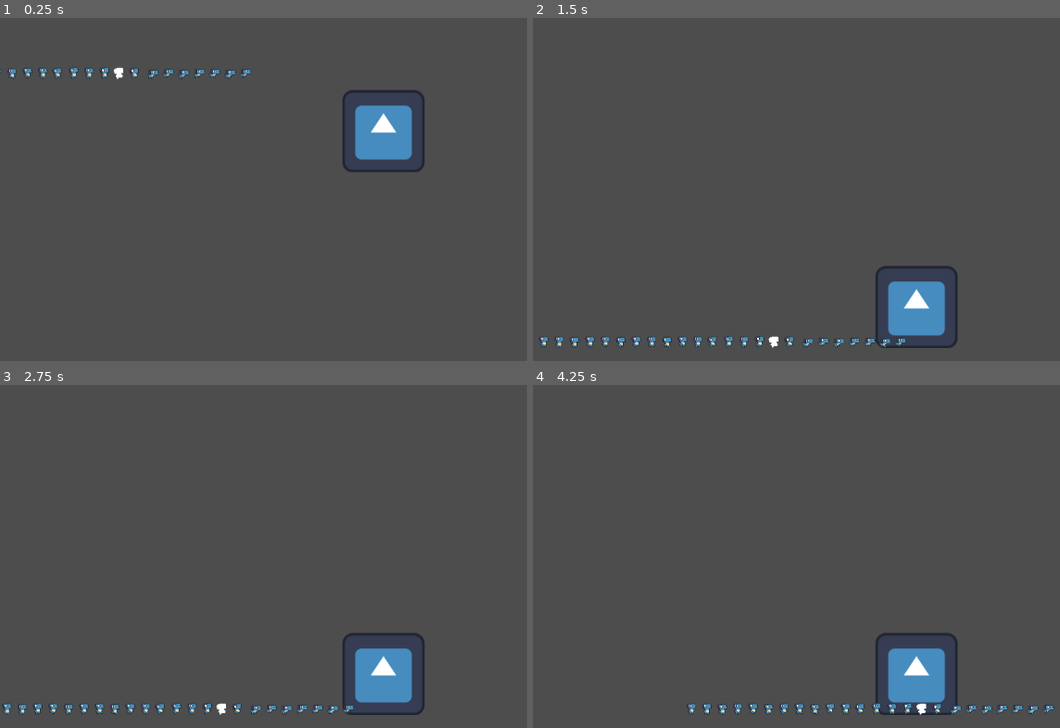
Above: before the commit, frames 1-4 (two rows, left to right).
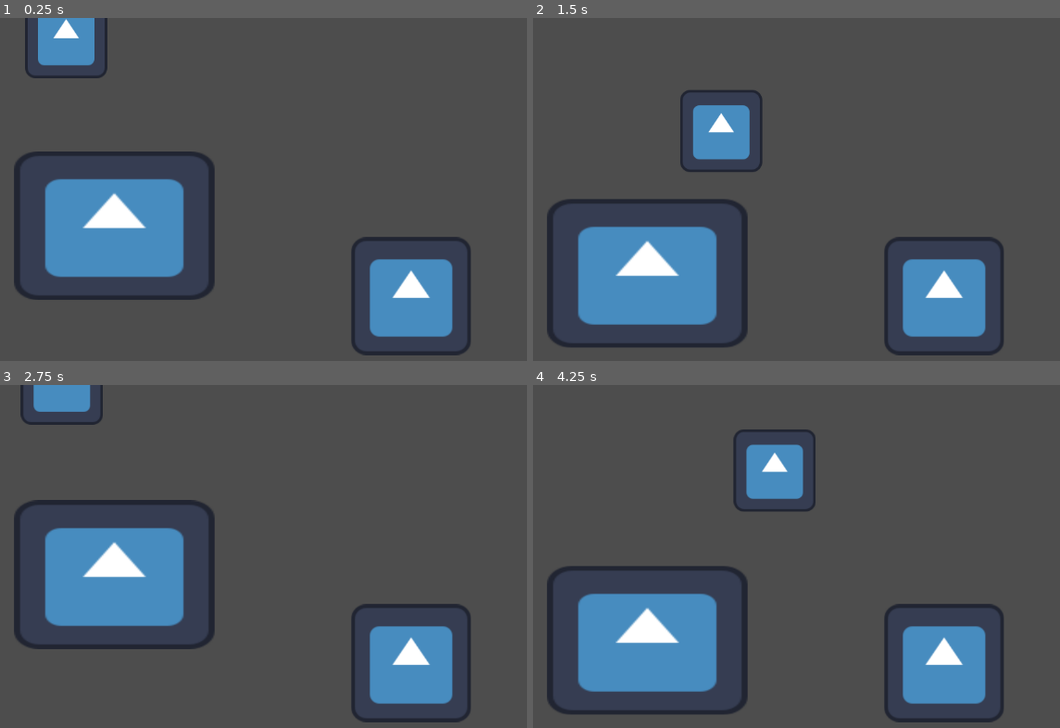
Above: after the commit, the same moments.

Repository: CCV-JamesNye/week-6-full-game-actual
Game: Godot game, scene res://Whole project/node_2d.tscn
Same seed, same stepped clock (60 frames per second), same inputs: the game is played once before the commit and once after it. Before the commit the project has no main scene; this scene is started directly in both runs. The engine's default icon, where the game draws it, is replaced by a stand-in: a white triangle on a blue panel in a dark square.
Inputs:
- Up to frame 1 (0.25 s): no input
- Up to frame 2 (1.5 s): hold Right (move_right) from 0.53 s (still down); tap Space (jump) at 0.77 s
- Up to frame 3 (2.75 s): tap Space (jump) at 1.52 s; release Right (move_right) at 2.03 s; hold A (move_left) from 2.03 s (still down)
- Up to frame 4 (4.25 s): release A (move_left) at 2.78 s; hold Right (move_right) from 2.78 s (still down); tap Space (jump) at 3.02, 3.77 s

The runs differ from the first frame. In frame 1, 19% of the frame differs, in the area x 0-90%, y 0-99%; in frame 2, 17%; in frame 3, 16%; in frame 4, 17%.

Commit message:
Win screen working

Diff:
--- /dev/null
+++ b/Whole project/kill_box.gd
@@ -0,0 +1,11 @@
+extends Area2D
+
+
+# Called when the node enters the scene tree for the first time.
+func _ready() -> void:
+	pass # Replace with function body.
+
+
+# Called every frame. 'delta' is the elapsed time since the previous frame.
+func _process(delta: float) -> void:
+	pass
--- a/Whole project/node_2d.tscn
+++ b/Whole project/node_2d.tscn
@@ -2,48 +2,50 @@
 
 [ext_resource type="Texture2D" uid="uid://d32c6jc5wx74x" path="res://icon.svg" id="1_603do"]
 [ext_resource type="Script" uid="uid://wj46tub15007" path="res://Whole project/scripts/player_character_body.gd" id="2_ghs55"]
-[ext_resource type="Texture2D" uid="uid://01w02btfl5ls" path="res://Art/Sprites/Dinosaur/DinoSprites - doux.png" id="3_75r2x"]
 [ext_resource type="Script" uid="uid://c7rbo31k6dlvb" path="res://Whole project/area_2d.gd" id="4_drfdh"]
+[ext_resource type="Script" uid="uid://dpqwerfo7li02" path="res://Whole project/scripts/kill_box.gd" id="5_ghs55"]
+[ext_resource type="Script" uid="uid://cx6anlj42vg3g" path="res://Whole project/scripts/goal.gd" id="6_75r2x"]
 
 [sub_resource type="WorldBoundaryShape2D" id="WorldBoundaryShape2D_08spm"]
 
-[sub_resource type="RectangleShape2D" id="RectangleShape2D_vw6ly"]
-size = Vector2(128, 128)
-
 [sub_resource type="RectangleShape2D" id="RectangleShape2D_q1wne"]
+size = Vector2(130, 126)
 
 [sub_resource type="CircleShape2D" id="CircleShape2D_vw6ly"]
+
+[sub_resource type="RectangleShape2D" id="RectangleShape2D_75r2x"]
+size = Vector2(976, 38)
+
+[sub_resource type="RectangleShape2D" id="RectangleShape2D_drfdh"]
+size = Vector2(124, 112)
+
+[sub_resource type="RectangleShape2D" id="RectangleShape2D_ni5sr"]
+size = Vector2(212, 182)
+
+[sub_resource type="RectangleShape2D" id="RectangleShape2D_niutl"]
+size = Vector2(128, 130)
 
 [node name="Node2D" type="Node2D" unique_id=132128524]
 
 [node name="floor" type="StaticBody2D" parent="." unique_id=992850542]
-position = Vector2(598, 514)
+position = Vector2(589, 515)
 collision_mask = 0
 
 [node name="CollisionShape2D" type="CollisionShape2D" parent="floor" unique_id=139859712]
 shape = SubResource("WorldBoundaryShape2D_08spm")
 
-[node name="RigidBody2D" type="RigidBody2D" parent="." unique_id=1925660113]
-position = Vector2(597, 148)
-
-[node name="CollisionShape2D" type="CollisionShape2D" parent="RigidBody2D" unique_id=1311905128]
-shape = SubResource("RectangleShape2D_vw6ly")
-
-[node name="Sprite2D" type="Sprite2D" parent="RigidBody2D" unique_id=1911851254]
-texture = ExtResource("1_603do")
-
-[node name="CharacterBody2D" type="CharacterBody2D" parent="." unique_id=1695460579]
+[node name="Player" type="CharacterBody2D" parent="." unique_id=1695460579]
 position = Vector2(103, 65)
-collision_layer = 3
+collision_layer = 2
 script = ExtResource("2_ghs55")
 
-[node name="Sprite2D" type="Sprite2D" parent="CharacterBody2D" unique_id=1682462110]
-position = Vector2(0, -12)
-texture = ExtResource("3_75r2x")
+[node name="CollisionShape2D" type="CollisionShape2D" parent="Player" unique_id=1239403423]
+position = Vector2(0, -68)
+shape = SubResource("RectangleShape2D_q1wne")
 
-[node name="CollisionShape2D" type="CollisionShape2D" parent="CharacterBody2D" unique_id=1239403423]
-position = Vector2(0, -12)
-shape = SubResource("RectangleShape2D_q1wne")
+[node name="Sprite2D" type="Sprite2D" parent="Player" unique_id=1494045747]
+position = Vector2(0, -68)
+texture = ExtResource("1_603do")
 
 [node name="Area2D" type="Area2D" parent="." unique_id=61546618]
 position = Vector2(912, 124)
@@ -54,3 +56,44 @@
 [node name="CollisionShape2D" type="CollisionShape2D" parent="Area2D" unique_id=1295722014]
 scale = Vector2(2.5030148, -12.939143)
 shape = SubResource("CircleShape2D_vw6ly")
+
+[node name="Kill Box" type="Area2D" parent="." unique_id=1307217945]
+position = Vector2(504, 511)
+collision_layer = 0
+collision_mask = 2
+script = ExtResource("5_ghs55")
+
+[node name="CollisionShape2D" type="CollisionShape2D" parent="Kill Box" unique_id=329636179]
+shape = SubResource("RectangleShape2D_75r2x")
+
+[node name="Goal" type="Area2D" parent="." unique_id=417578574]
+position = Vector2(639, 287)
+collision_layer = 0
+collision_mask = 2
+monitorable = false
+script = ExtResource("6_75r2x")
+
+[node name="CollisionShape2D" type="CollisionShape2D" parent="Goal" unique_id=1624175555]
+shape = SubResource("RectangleShape2D_drfdh")
+
+[node name="Goal Island" type="StaticBody2D" parent="." unique_id=2036643746]
+position = Vector2(640, 433)
+collision_mask = 0
+
+[node name="Sprite2D" type="Sprite2D" parent="Goal Island" unique_id=1977982619]
+scale = Vector2(1.4586467, 1.4308772)
+texture = ExtResource("1_603do")
+
+[node name="CollisionShape2D" type="CollisionShape2D" parent="Goal Island" unique_id=712693676]
+shape = SubResource("RectangleShape2D_ni5sr")
+
+[node name="RigidBody2D" type="RigidBody2D" parent="." unique_id=1989781575]
+position = Vector2(178, 295)
+
+[node name="Sprite2D" type="Sprite2D" parent="RigidBody2D" unique_id=1675316242]
+scale = Vector2(2.4444742, 1.8103858)
+texture = ExtResource("1_603do")
+
+[node name="CollisionShape2D" type="CollisionShape2D" parent="RigidBody2D" unique_id=313403461]
+scale = Vector2(2.4444742, 1.8103858)
+shape = SubResource("RectangleShape2D_niutl")
--- /dev/null
+++ b/Whole project/scripts/goal.gd
@@ -0,0 +1,15 @@
+extends Area2D
+
+
+# Called when the node enters the scene tree for the first time.
+func _ready() -> void:
+	body_entered.connect( _on_body_entered )
+	pass # Replace with function body.
+
+
+# Called every frame. 'delta' is the elapsed time since the previous frame.
+func _process(delta: float) -> void:
+	pass
+
+func _on_body_entered ( body : Node2D ) -> void:
+	print ("Player Wins")
--- /dev/null
+++ b/Whole project/scripts/kill_box.gd
@@ -0,0 +1,19 @@
+extends Area2D
+
+
+# Called when the node enters the scene tree for the first time.
+func _ready() -> void:
+
+	body_entered.connect( _on_body_entered )
+	pass # Replace with function body.
+
+func _on_body_entered(body: Node2D) -> void:
+	if body.name == "Player":
+		body.die()
+
+
+
+
+# Called every frame. 'delta' is the elapsed time since the previous frame.
+func _process(delta: float) -> void:
+	pass
--- a/Whole project/scripts/player_character_body.gd
+++ b/Whole project/scripts/player_character_body.gd
@@ -34,3 +34,8 @@
 func _unhandled_input(event: InputEvent) -> void:
 	if event.is_action_pressed("jump") and is_on_floor():
 		velocity.y = jump_force
+
+
+func die () -> void:
+	print("Player Died")
+	get_tree().reload_current_scene()
--- a/project.godot
+++ b/project.godot
@@ -11,6 +11,7 @@
 [application]
 
 config/name="Week 6 full game"
+run/main_scene="uid://diwmc1tqhuik6"
 config/features=PackedStringArray("4.6", "Forward Plus")
 config/icon="res://icon.svg"
 
Not shown, added: Whole project/kill_box.gd.uid
Not shown, added: Whole project/scripts/goal.gd.uid
Not shown, added: Whole project/scripts/kill_box.gd.uid
